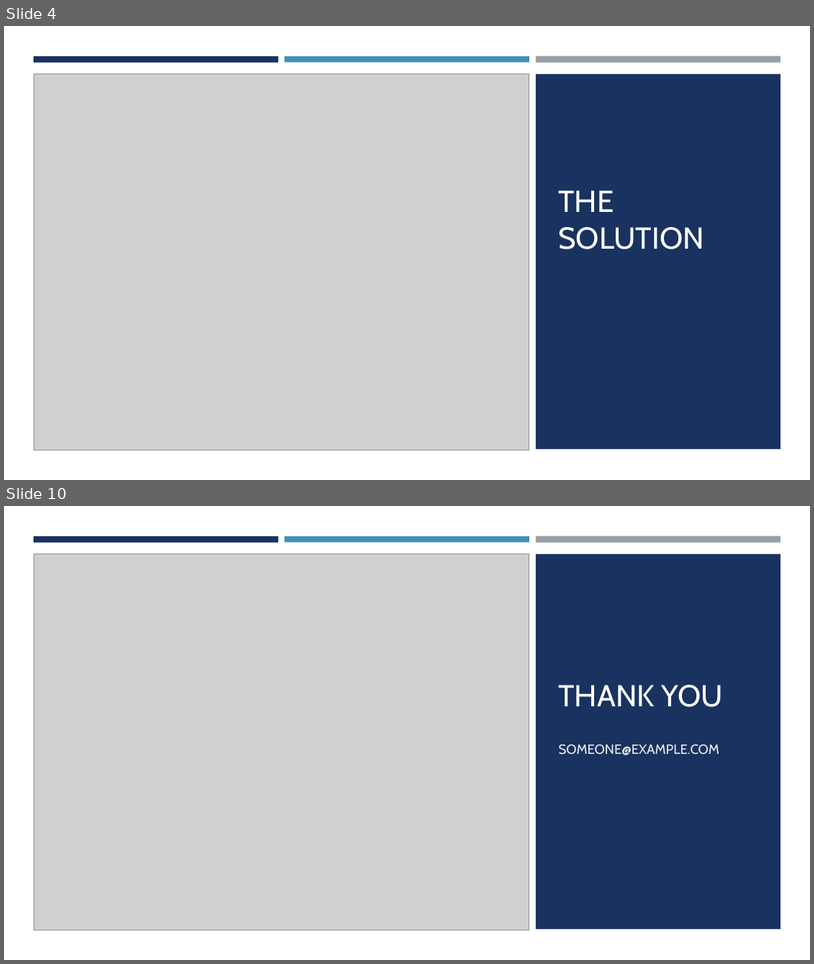
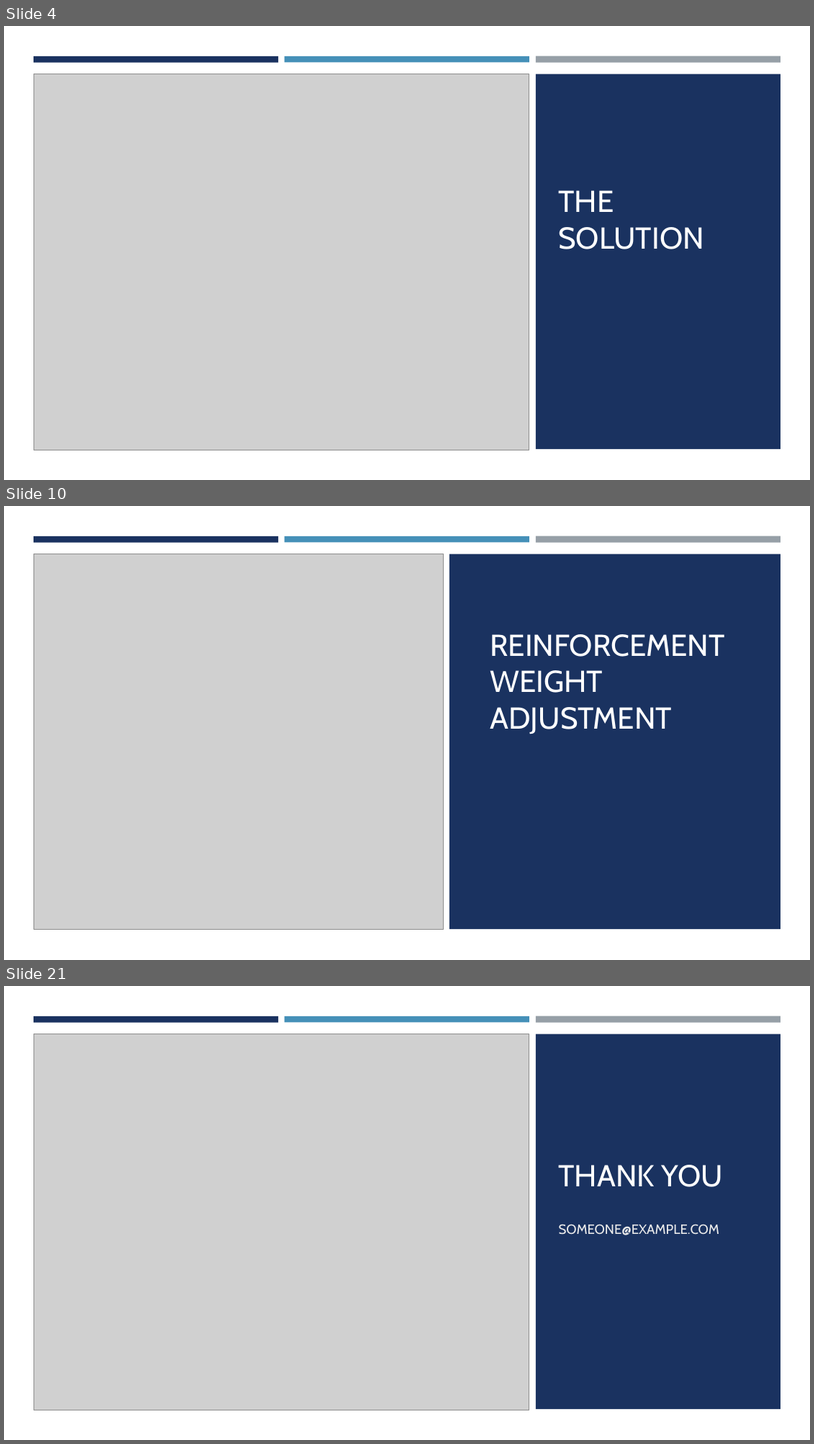
Before and after one commit to elte-dsd/assignments-jawdat23, a slide deck: data stream mining projct/Presentation.pptx. Shown one above the other, each under a label of ours: slides 4 and 10 before the commit, slides 4, 10 and 21 after it; the slides between them are not shown. The pictures are 814x964 and 814x1444 pixels, drawn with LibreOffice and Linux fonts; fonts in the diff are those of the drawing; grey boxes stand for pictures. Boxes give left, top, right and bottom in pixels: in the first picture for what was removed or moved away, otherwise in the second. Text is boxed around its words. In the diff, an @@ line names an element or a change of style, - is before the commit and + after.

```diff
--- a/data stream mining projct/Presentation.pptx
+++ b/data stream mining projct/Presentation.pptx
@@ slide 10 added at bbox=[4, 506, 810, 960], background #FFFFFF @@
@@ rectangle added at bbox=[4, 506, 810, 960], fill #FFFFFF @@
@@ rectangle added at bbox=[4, 548, 810, 960], fill #FFFFFF @@
@@ rectangle added at bbox=[34, 536, 278, 542], fill #1A3260 @@
@@ rectangle added at bbox=[285, 536, 530, 542], fill #4590B8 @@
@@ rectangle added at bbox=[536, 536, 781, 543], fill #969FA7 @@
@@ picture added at bbox=[34, 554, 444, 929] @@
@@ rectangle added at bbox=[450, 554, 782, 929], fill #1A3260 @@
@@ title added at bbox=[490, 634, 725, 734], 36 pt, text #FFFFFF @@
+REINFORCEMENT WEIGHT ADJUSTMENT
@@ what was slide 10 is now slide 21 @@
```
Also in this commit, not shown: 2 slides changed, 13 other slides added, 3 slides removed, 1 other file.
